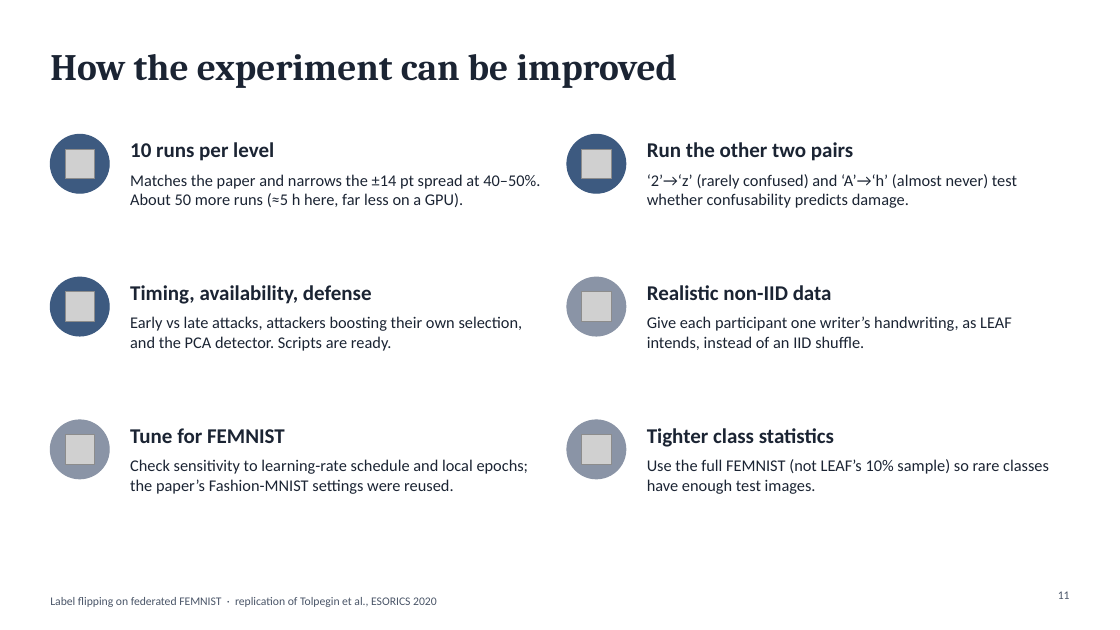
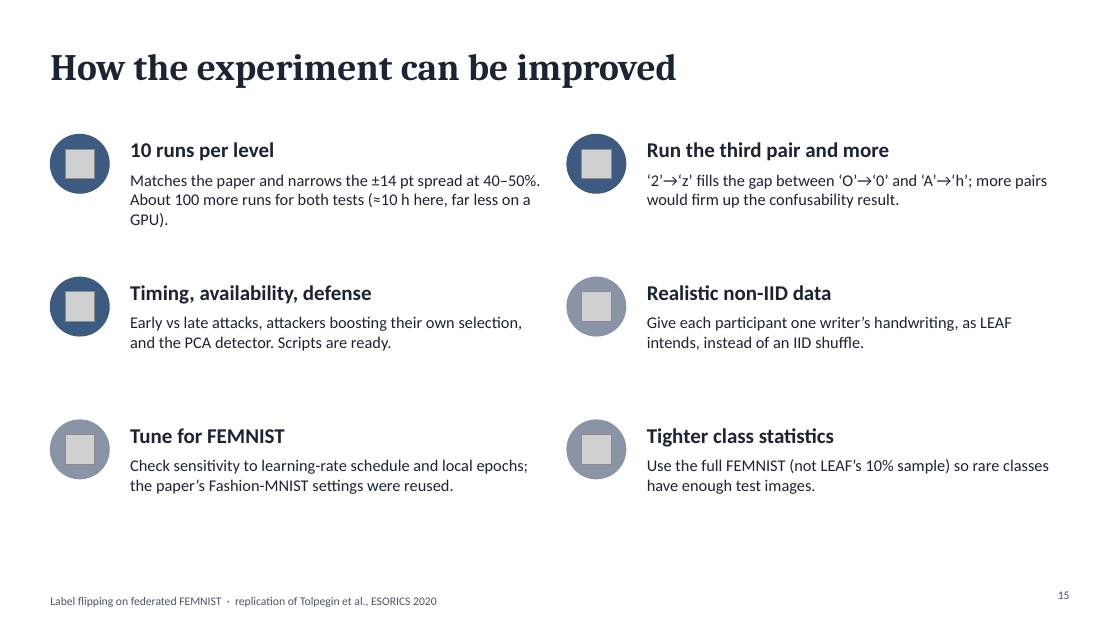
Before and after one commit to wetthamm/FederatedLearning, a slide deck: slide 15 of writeup/FEMNIST_label_flipping.pptx (slide 11 before the commit). Drawn at 1120x630 pixels with LibreOffice and Linux fonts; fonts in the diff are those of the drawing; grey boxes stand for pictures. Boxes give left, top, right and bottom in pixels: in the first picture for what was removed or moved away, otherwise in the second. Text is boxed around its words. In the diff, an @@ line names an element or a change of style, - is before the commit and + after.

```diff
--- a/writeup/FEMNIST_label_flipping.pptx
+++ b/writeup/FEMNIST_label_flipping.pptx
@@ text at (x1=647, y1=142, x2=889, y2=161): text changed @@
-Run the other two pairs
+Run the third pair and more
@@ text at (x1=130, y1=174, x2=540, y2=227): text changed @@
-Matches the paper and narrows the ±14 pt spread at 40–50%. About 50 more runs (≈5 h here, far less on a GPU).
+Matches the paper and narrows the ±14 pt spread at 40–50%. About 100 more runs for both tests (≈10 h here, far less on a GPU).
@@ text at (x1=647, y1=174, x2=1047, y2=208): text changed @@
-‘2’→‘z’ (rarely confused) and ‘A’→‘h’ (almost never) test whether confusability predicts damage.
+‘2’→‘z’ fills the gap between ‘O’→‘0’ and ‘A’→‘h’; more pairs would firm up the confusability result.
@@ page number at (x1=1058, y1=591, x2=1070, y2=599): text changed @@
-11
+15
```
Also in this commit, not shown: 10 other slides changed, 4 slides added.
